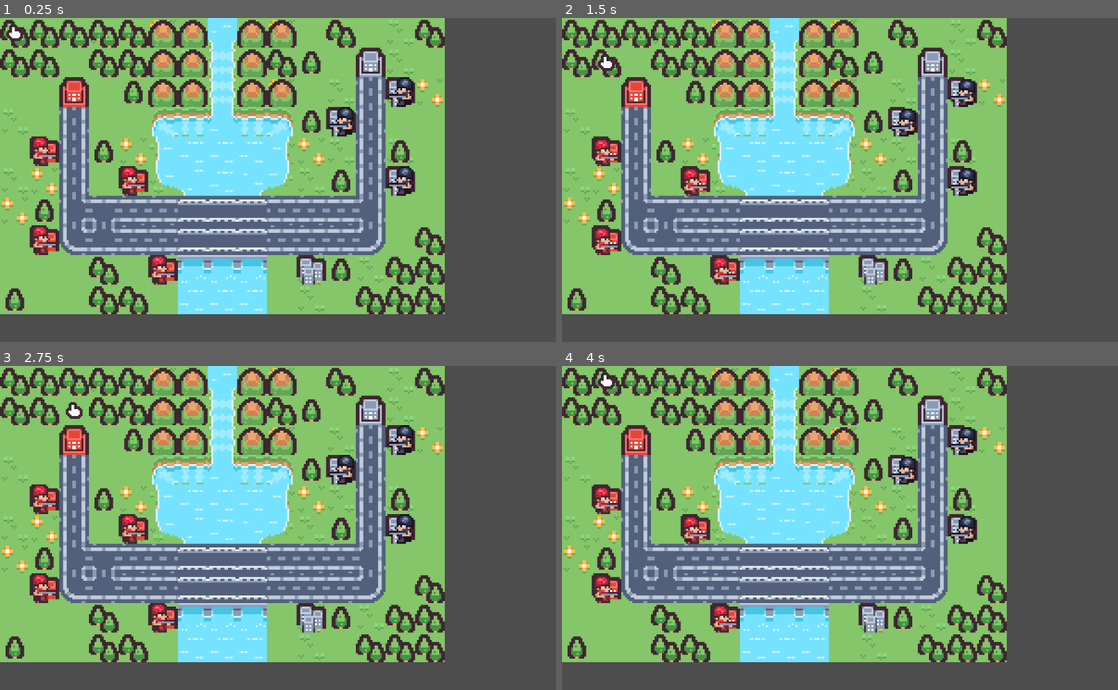
Above: before the commit, frames 1-4 (two rows, left to right).
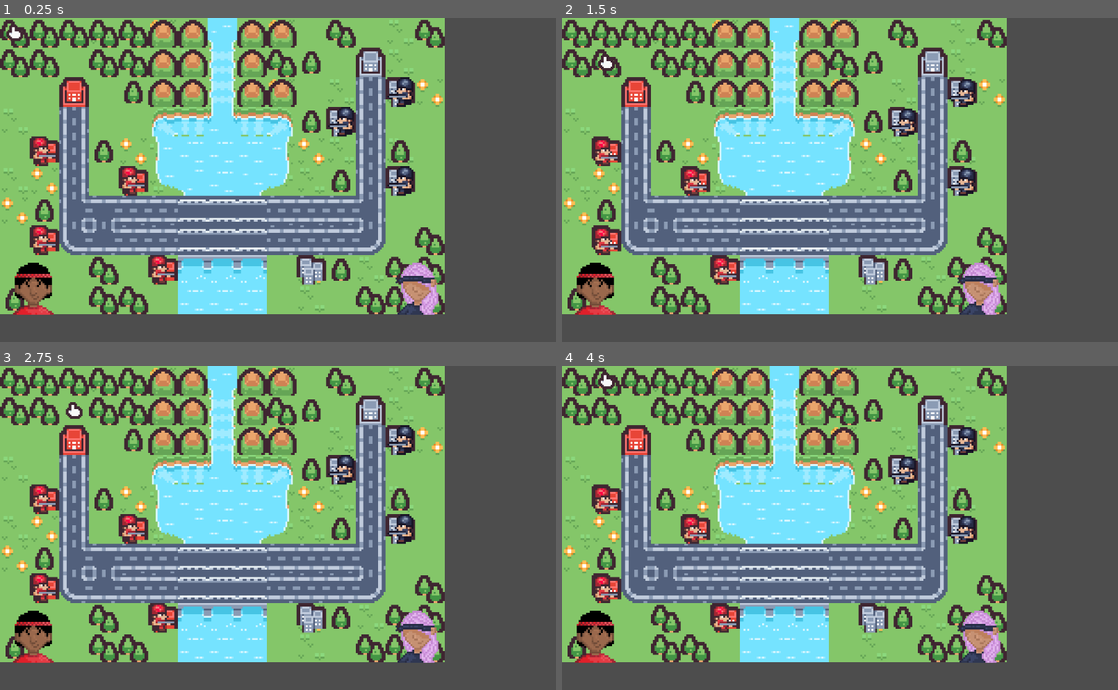
Above: after the commit, the same moments.

Repository: ARnhrt/gamedev_final
Game: Godot game, scene res://world.tscn
Same seed, same stepped clock (60 frames per second), same inputs: the game is played once before the commit and once after it.
Inputs:
- Up to frame 1 (0.25 s): no input
- Up to frame 2 (1.5 s): tap Enter (ui_accept) at 0.5, 0.77 s; hold Right (move_right) 0.53-1.28 s; tap E (end_turn) at 0.6 s; hold Down (move_down) from 1.28 s (still down); tap Q (wait) at 1.35 s
- Up to frame 3 (2.75 s): tap Enter (ui_accept) at 1.52 s; release Down (move_down) at 2.03 s; hold Right (move_right) from 2.03 s (still down); tap E (end_turn) at 2.1 s
- Up to frame 4 (4 s): release Right (move_right) at 2.78 s; hold W (move_up) 2.78-3.53 s; tap Q (wait) at 2.85 s; tap Enter (ui_accept) at 3.02, 3.77 s; hold A (move_left) from 3.53 s (still down); tap E (end_turn) at 3.6 s

The runs differ from the first frame. In frame 1, 1.8% of the frame differs, in the area x 2-79%, y 75-92%; in frame 2, 1.8%; in frame 3, 1.8%; in frame 4, 1.8%.

Commit message:
add players (for some reason)

Diff:
--- /dev/null
+++ b/final-project/canvas_layer.tscn
@@ -0,0 +1,49 @@
+[gd_scene load_steps=7 format=3 uid="uid://b5id27r5a7gqx"]
+
+[ext_resource type="Script" uid="uid://bx4sc6kyldtpy" path="res://hud.gd" id="1_tg4cr"]
+[ext_resource type="Texture2D" uid="uid://2qkhx3u2iesj" path="res://assets/players.png" id="1_v2lfg"]
+
+[sub_resource type="AtlasTexture" id="AtlasTexture_tg4cr"]
+atlas = ExtResource("1_v2lfg")
+region = Rect2(0, 32, 32, 32)
+
+[sub_resource type="SpriteFrames" id="SpriteFrames_37rai"]
+animations = [{
+"frames": [{
+"duration": 1.0,
+"texture": SubResource("AtlasTexture_tg4cr")
+}],
+"loop": true,
+"name": &"default",
+"speed": 5.0
+}]
+
+[sub_resource type="AtlasTexture" id="AtlasTexture_0qrqu"]
+atlas = ExtResource("1_v2lfg")
+region = Rect2(0, 0, 32, 32)
+
+[sub_resource type="SpriteFrames" id="SpriteFrames_mx0kw"]
+animations = [{
+"frames": [{
+"duration": 1.0,
+"texture": SubResource("AtlasTexture_0qrqu")
+}],
+"loop": true,
+"name": &"default",
+"speed": 5.0
+}]
+
+[node name="HUD" type="CanvasLayer"]
+script = ExtResource("1_tg4cr")
+
+[node name="PlayerOne" type="AnimatedSprite2D" parent="."]
+texture_filter = 1
+position = Vector2(72, 577)
+scale = Vector2(4, 4)
+sprite_frames = SubResource("SpriteFrames_37rai")
+
+[node name="PlayerTwo" type="AnimatedSprite2D" parent="."]
+texture_filter = 1
+position = Vector2(902, 577)
+scale = Vector2(4, 4)
+sprite_frames = SubResource("SpriteFrames_mx0kw")
--- /dev/null
+++ b/final-project/hud.gd
@@ -0,0 +1,11 @@
+extends CanvasLayer
+@onready var player2 = $PlayerTwo
+@onready var player1 = $PlayerOne
+
+# Called when the node enters the scene tree for the first time.
+func _ready() -> void:
+	player2.flip_h = 1
+
+# Called every frame. 'delta' is the elapsed time since the previous frame.
+func _process(delta: float) -> void:
+	pass
--- a/final-project/world.tscn
+++ b/final-project/world.tscn
@@ -6,6 +6,7 @@
 [ext_resource type="Texture2D" uid="uid://dnvk271gv0rc" path="res://assets/tilemap_packed.png" id="3_036b0"]
 [ext_resource type="Texture2D" uid="uid://cvk0yu8m6uak8" path="res://assets/tiles.png" id="4_aqk2v"]
 [ext_resource type="PackedScene" uid="uid://bojurhv8qko6i" path="res://cursor.tscn" id="5_036b0"]
+[ext_resource type="PackedScene" uid="uid://b5id27r5a7gqx" path="res://canvas_layer.tscn" id="7_pkg7o"]
 
 [sub_resource type="TileSetAtlasSource" id="TileSetAtlasSource_dwbse"]
 texture = ExtResource("3_036b0")
@@ -1010,3 +1011,5 @@
 [node name="Cursor" parent="." instance=ExtResource("5_036b0")]
 
 [node name="MoveTiles" type="Node2D" parent="."]
+
+[node name="HUD" parent="." instance=ExtResource("7_pkg7o")]
Not shown, added: final-project/hud.gd.uid
Not shown: 1 places in final-project/world.tscn that only renumber resources
